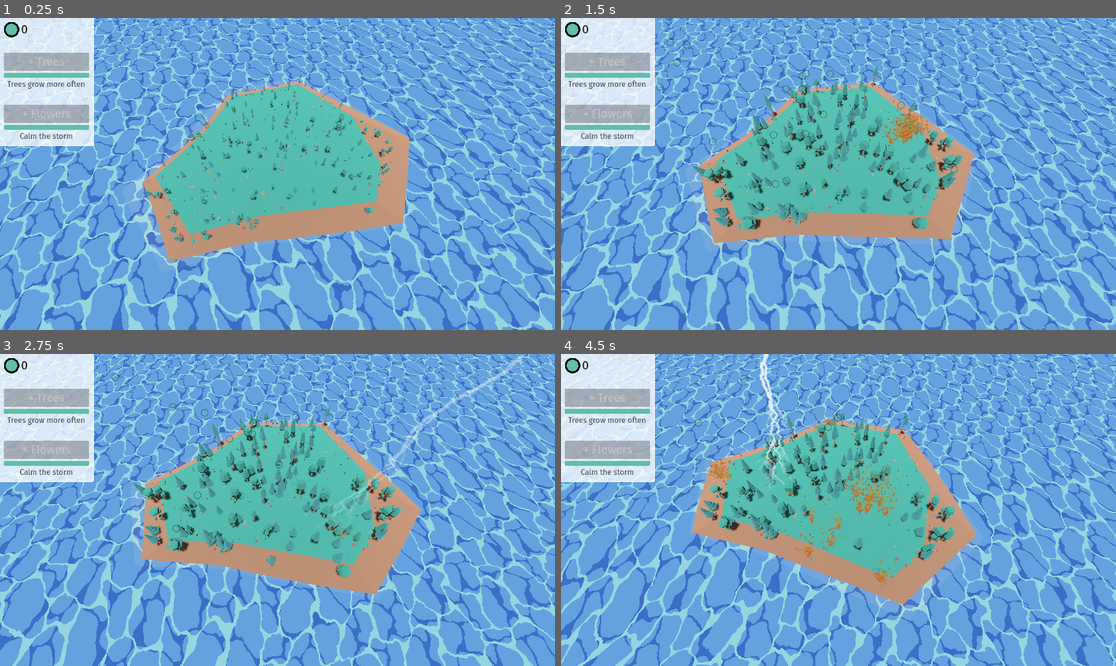
Above: before the commit, frames 1-4 (two rows, left to right).
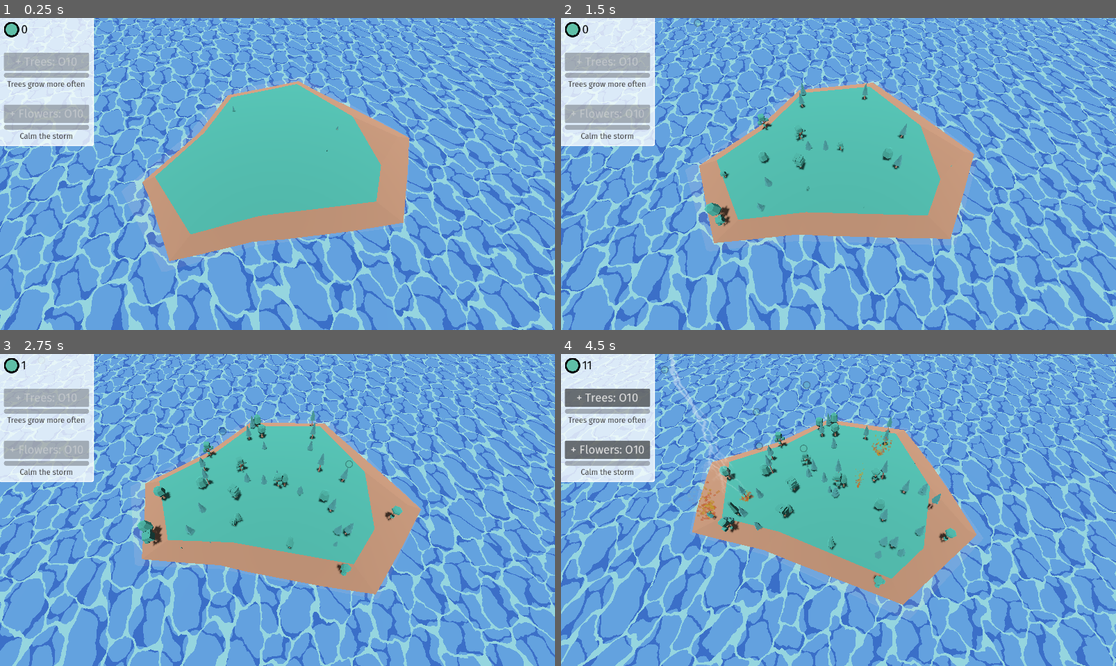
Above: after the commit, the same moments.

Repository: lumi-a/ecotomata
Game: Godot game, scene res://main.tscn
The game is run twice, just before and just after one commit, with the same random seed, the same clock (stepped at 60 frames per second) and the same inputs.
Inputs:
- Up to frame 1 (0.25 s): no input
- Up to frame 2 (1.5 s): no input
- Up to frame 3 (2.75 s): no input
- Up to frame 4 (4.5 s): no input

The runs differ from the first frame. In frame 1, 2.0% of the frame differs, in the area x 0-71%, y 12-73%; in frame 2, 5.4%; in frame 3, 5.5%; in frame 4, 7.8%, in the area x 0-72%, y 0-76%.

Commit message:
Add orbs when they go off-screen

Diff:
--- a/assets/orb.gd
+++ b/assets/orb.gd
@@ -1,12 +1,9 @@
-extends Node2D
-
-# @onready var body: AnimatableBody2D = $AnimatableBody2D
-@onready var body: RigidBody2D = $RigidBody2D
+extends RigidBody2D
 
 # Called when the node enters the scene tree for the first time.
 func _ready() -> void:
 	# Start some random angular upwards velocity
-	body.set_axis_velocity(Vector2.from_angle(randf_range(5 / 8 * TAU, 7 / 8 * TAU)) * 200)
+	set_axis_velocity(Vector2.from_angle(randf_range(5.0 / 8.0 * TAU, 7.0 / 8.0 * TAU)) * 200)
 	pass # Replace with function body.
 
 
@@ -15,5 +12,8 @@
 	# Move towards (0, 0)
 	var difference = Vector2(0, 0) - position
 	var normalized = difference.normalized()
-	body.apply_force(normalized * 2000)
+	apply_force(normalized * 2000)
+	if position.x < 0 or position.y < 0:
+		print("orbbbb")
+		queue_free()
 	pass
--- a/assets/orb.tscn
+++ b/assets/orb.tscn
@@ -3,14 +3,12 @@
 [ext_resource type="Script" path="res://assets/orb.gd" id="1_0bb1f"]
 [ext_resource type="Texture2D" uid="uid://btj7ljt1fqqho" path="res://assets/orb.png" id="1_eoxjx"]
 
-[node name="orb" type="Node2D"]
+[node name="RigidBody2D" type="RigidBody2D"]
+gravity_scale = 0.0
+linear_damp = 1.0
 script = ExtResource("1_0bb1f")
 
-[node name="RigidBody2D" type="RigidBody2D" parent="."]
-gravity_scale = 0.0
-linear_damp = 1.0
-
-[node name="Sprite2D" type="Sprite2D" parent="RigidBody2D"]
+[node name="Sprite2D" type="Sprite2D" parent="."]
 modulate = Color(1, 1, 1, 0.266667)
 scale = Vector2(0.5, 0.5)
 texture = ExtResource("1_eoxjx")
--- a/island.gd
+++ b/island.gd
@@ -4,14 +4,14 @@
 var camera: Camera3D
 @export var ui_node: Control
 
-const num_initial_sapling_attempts: int = 1000
+const num_initial_sapling_attempts: int = 0
+const num_initial_plant_attempts: int = 0
 const min_neighbor_distance: float = 0.2
 const max_neighbor_distance: float = 1.5
-const num_plants: int = 1000
 const max_raycast_distance: float = 50.0
 
 @export var expected_lightnings_per_second: float = 1.0
-@export var expected_saplings_per_second: float = 10.0
+@export var expected_saplings_per_second: float = 100.0
 const expected_orbs_per_second_per_tree: float = 0.1
 
 var space_state: PhysicsDirectSpaceState3D
@@ -102,7 +102,7 @@
 
 	space_state = get_world_3d().direct_space_state
 	# Spawn plants
-	for _i in num_plants:
+	for _i in num_initial_plant_attempts:
 		var random_point = aabb.position + Vector3(randf_range(-20, 20) * aabb.size.x, 0, randf_range(-20, 20) * aabb.size.z)
 		var query = PhysicsRayQueryParameters3D.create(random_point + Vector3.UP * max_raycast_distance, random_point - Vector3.UP * max_raycast_distance)
 		var result = space_state.intersect_ray(query)
@@ -147,6 +147,9 @@
 		return true
 	return false
 
+func add_orb():
+	ui_node.orbs += 1
+
 func _process(delta):
 	var num_lightnings = poisson(expected_lightnings_per_second * delta)
 	# I guess it makes sense for every lightning to hit a tree?
@@ -162,9 +165,8 @@
 				add_child(new_lightning)
 
 	var num_saplings = poisson(expected_saplings_per_second * delta)
-	if trees.size() > 0:
-		for _i in num_saplings:
-			try_adding_tree()
+	for _i in num_saplings:
+		try_adding_tree()
 
 	var tree_ix = 0
 	while tree_ix < trees.size():
@@ -176,7 +178,7 @@
 				for _i in num_orbs:
 					var orb = orb_instance.duplicate()
 					orb.position = camera.unproject_position(tree.position + Vector3.UP * 0.875)
-
+					orb.tree_exited.connect(add_orb)
 					add_child(orb)
 
 			TreeState.Growing:
--- a/main.tscn
+++ b/main.tscn
@@ -52,10 +52,11 @@
 [node name="water" type="MeshInstance3D" parent="."]
 mesh = SubResource("PlaneMesh_y60lx")
 
-[node name="island" parent="." node_paths=PackedStringArray("camera_rotation_node") instance=ExtResource("2_5c6a2")]
+[node name="island" parent="." node_paths=PackedStringArray("camera_rotation_node", "ui_node") instance=ExtResource("2_5c6a2")]
 transform = Transform3D(1, 0, 0, 0, 1, 0, 0, 0, 1, 0, -0.810748, 0)
 script = ExtResource("4_c1278")
 camera_rotation_node = NodePath("../camera_rotation")
+ui_node = NodePath("../ui")
 
 [node name="sun" type="DirectionalLight3D" parent="."]
 transform = Transform3D(1, 0, 0, 0, 0.252998, 0.967467, 0, -0.967467, 0.252998, -6.61002, 40.3401, -0.405594)
--- a/ui.gd
+++ b/ui.gd
@@ -10,9 +10,9 @@
 
 @export var orbs: int = 0
 @export var tree_level: int = 0
-@export var tree_max_level: int = 0
+@export var tree_max_level: int = 10
 @export var flower_level: int = 0
-@export var flower_max_level: int = 0
+@export var flower_max_level: int = 10
 
 # Called when the node enters the scene tree for the first time.
 func _ready() -> void:
@@ -20,15 +20,19 @@
 
 	tree_buy_button = $PanelContainer/VBoxContainer/TreesContainer/TreesBuy
 	tree_buy_button.connect("pressed", buy_tree)
+	tree_buy_button.text = "+ Trees: O" + str(tree_cost)
 	tree_label = $PanelContainer/VBoxContainer/TreesContainer/TreesDescription
 	tree_range = $PanelContainer/VBoxContainer/TreesContainer/TreesRange
+	tree_range.value = 0
 	tree_range.min_value = 0
 	tree_range.max_value = tree_max_level
 
 	flower_buy_button = $PanelContainer/VBoxContainer/FlowersContainer/FlowersBuy
 	flower_buy_button.connect("pressed", buy_flower)
+	flower_buy_button.text = "+ Flowers: O" + str(flower_cost)
 	flower_label = $PanelContainer/VBoxContainer/FlowersContainer/FlowersDescription
 	flower_range = $PanelContainer/VBoxContainer/FlowersContainer/FlowersRange
+	flower_range.value = 0
 	flower_range.min_value = 0
 	flower_range.max_value = flower_max_level
 
@@ -38,7 +42,7 @@
 	if tree_level <= tree_max_level:
 		tree_buy_button.text = "+ Trees: O" + str(tree_cost)
 	else:
-		tree_buy_button.text = "+ Trees: Maxed!"
+		tree_buy_button.text = "+ Trees: Max!"
 func buy_tree():
 	if tree_cost <= orbs:
 		orbs -= tree_cost
@@ -52,9 +56,9 @@
 var flower_cost: int = 10
 func update_flower_button_text():
 	if flower_level <= flower_max_level:
-		flower_buy_button.text = "+ Flowers: O" + str(tree_cost)
+		flower_buy_button.text = "+ Flowers: O" + str(flower_cost)
 	else:
-		flower_buy_button.text = "+ Flowers: Maxed!"
+		flower_buy_button.text = "+ Flowers: Max!"
 func buy_flower():
 	if flower_cost <= orbs:
 		orbs -= flower_cost
Not shown, changed: README.md
